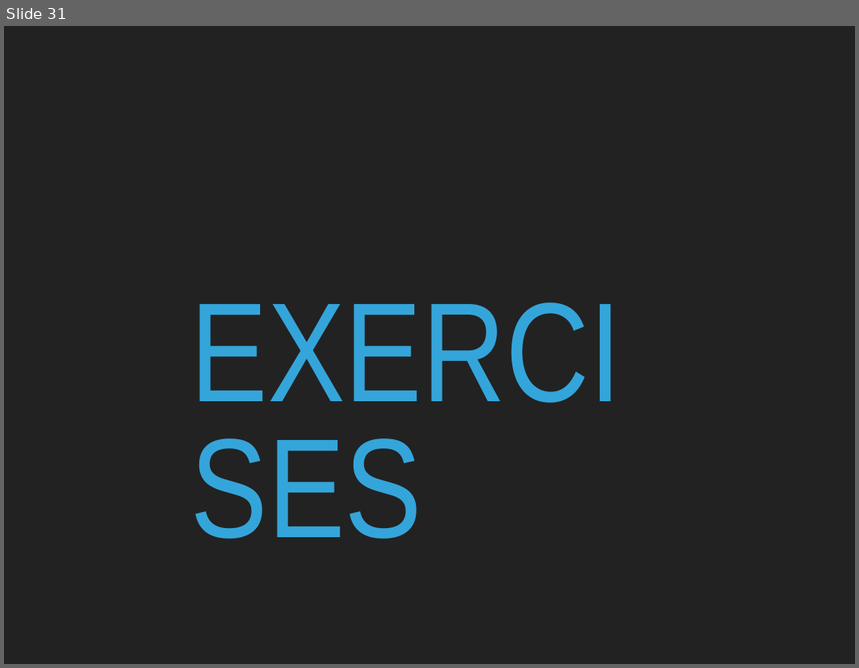
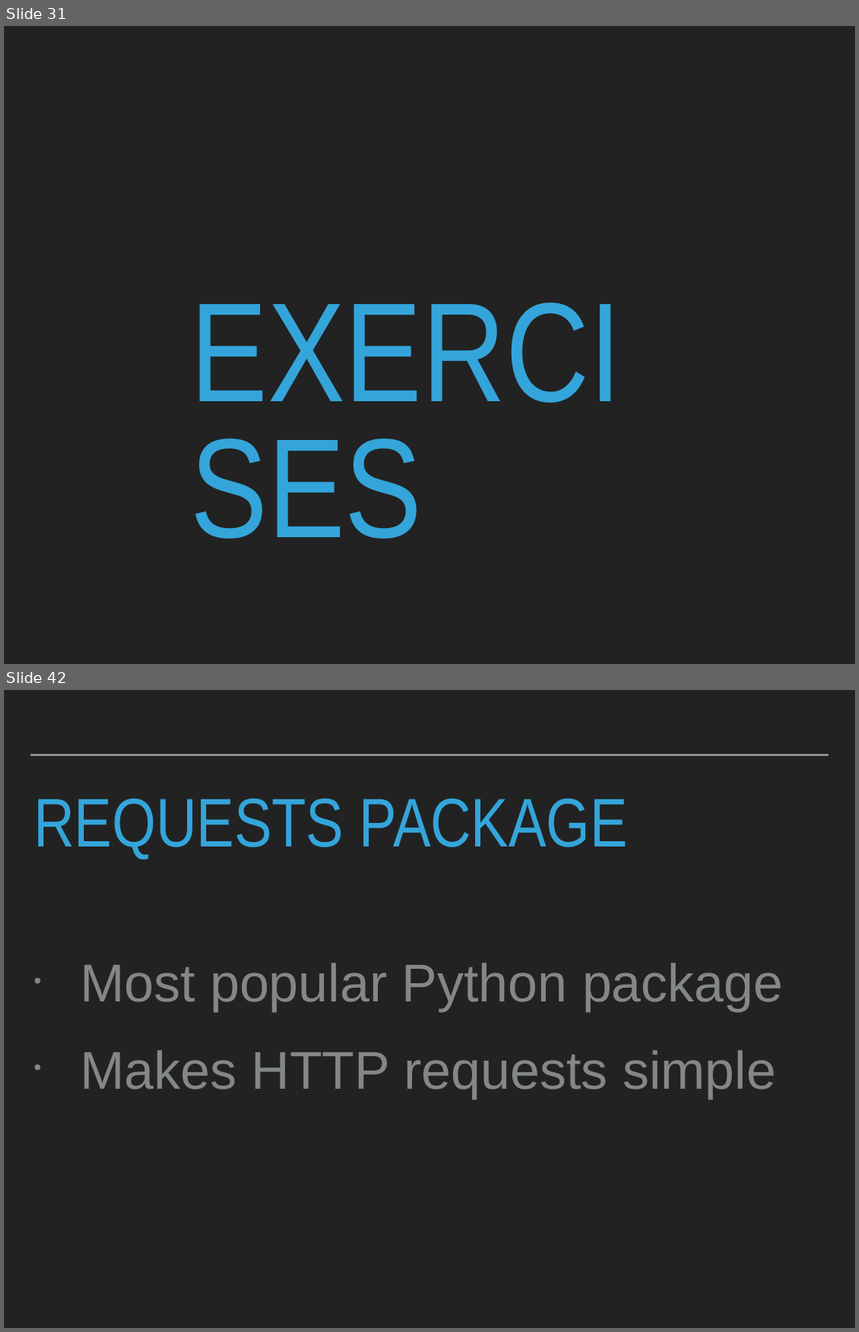
Before and after one commit to robcarrington/python-for-data-science, a slide deck: Session4/Session4_Slides.pptx. Shown one above the other, each under a label of ours: slide 31 before the commit, slides 31 and 42 after it; the slides between them are not shown. The pictures are 859x668 and 859x1332 pixels, drawn with LibreOffice and Linux fonts; fonts in the diff are those of the drawing. Boxes give left, top, right and bottom in pixels: in the first picture for what was removed or moved away, otherwise in the second. Text is boxed around its words. In the diff, an @@ line names an element or a change of style, - is before the commit and + after.

```diff
--- a/Session4/Session4_Slides.pptx
+++ b/Session4/Session4_Slides.pptx
@@ slide 42 added at <box>4,690,855,1328</box>, background #222222 @@
@@ line added from (31, 755) to (829, 755), #A6AAA9 2 pt @@
@@ title added at <box>34,798,628,859</box>, 82.8 pt, text #34A5DA @@
+REQUESTS PACKAGE
@@ text added at <box>80,963,783,1099</box>, 64 pt, text #838787 @@
+• Most popular Python package
+• Makes HTTP requests simple
```
Also in this commit, not shown: 34 slides changed, 15 other slides added, 3 other files.
